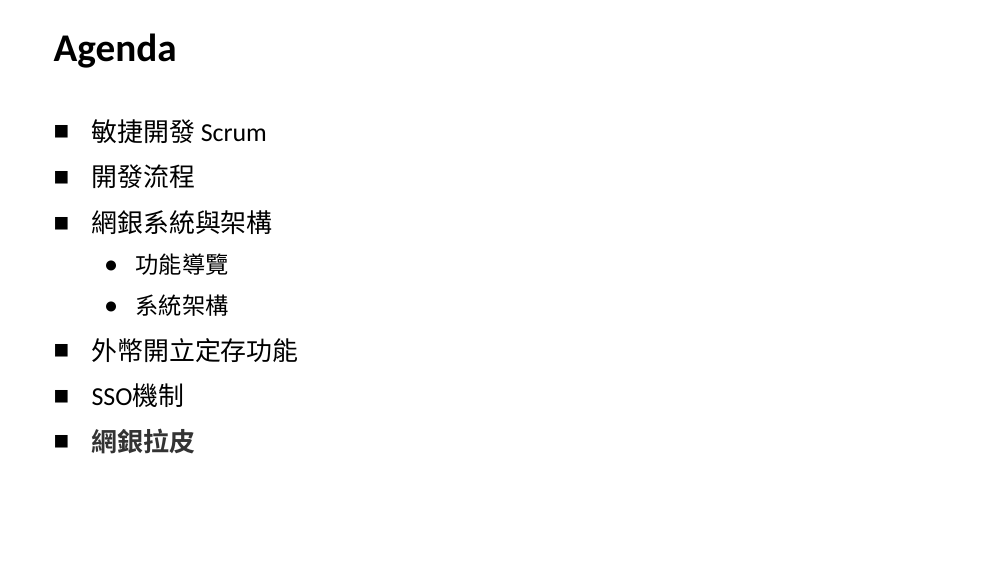
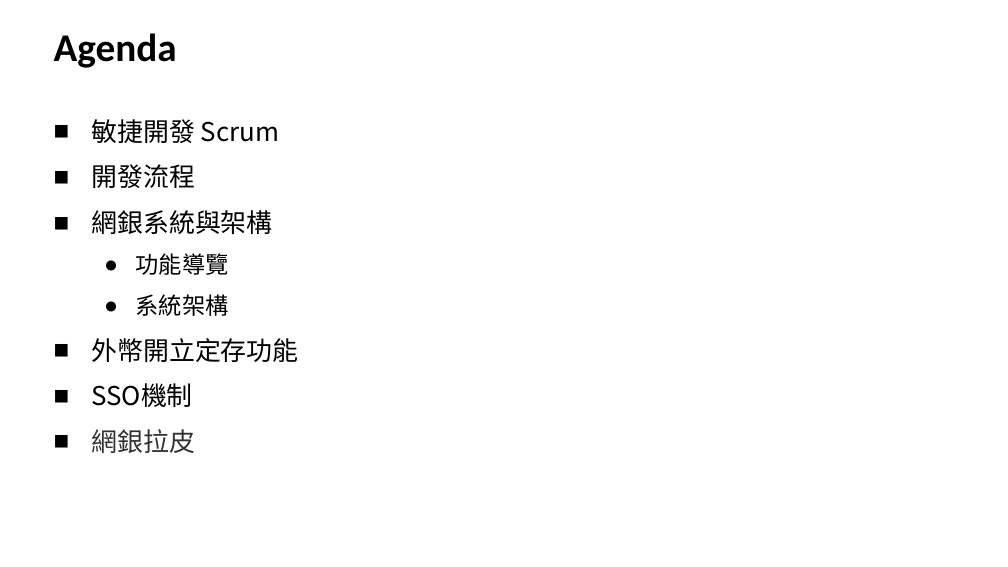
Before and after one commit to YuHaoLiaoTony/MyImage, a slide deck: slide 2 of Tony新人報告.pptx. Drawn at 1008x567 pixels with LibreOffice and Linux fonts; fonts in the diff are those of the drawing; background and template pictures are left out. Boxes give left, top, right and bottom in pixels: in the first picture for what was removed or moved away, otherwise in the second. Text is boxed around its words. In the diff, an @@ line names an element or a change of style, - is before the commit and + after.

```diff
--- a/Tony新人報告.pptx
+++ b/Tony新人報告.pptx
@@ text "敏捷開發 Scrum" at <box>92,119,299,453</box>: font Calibri to Noto Sans CJK SC; font Arial to Noto Sans CJK SC, bold off in "網銀拉皮" @@
```
Also in this commit, not shown: 11 other slides changed, 16 slides removed, 8 other files.
